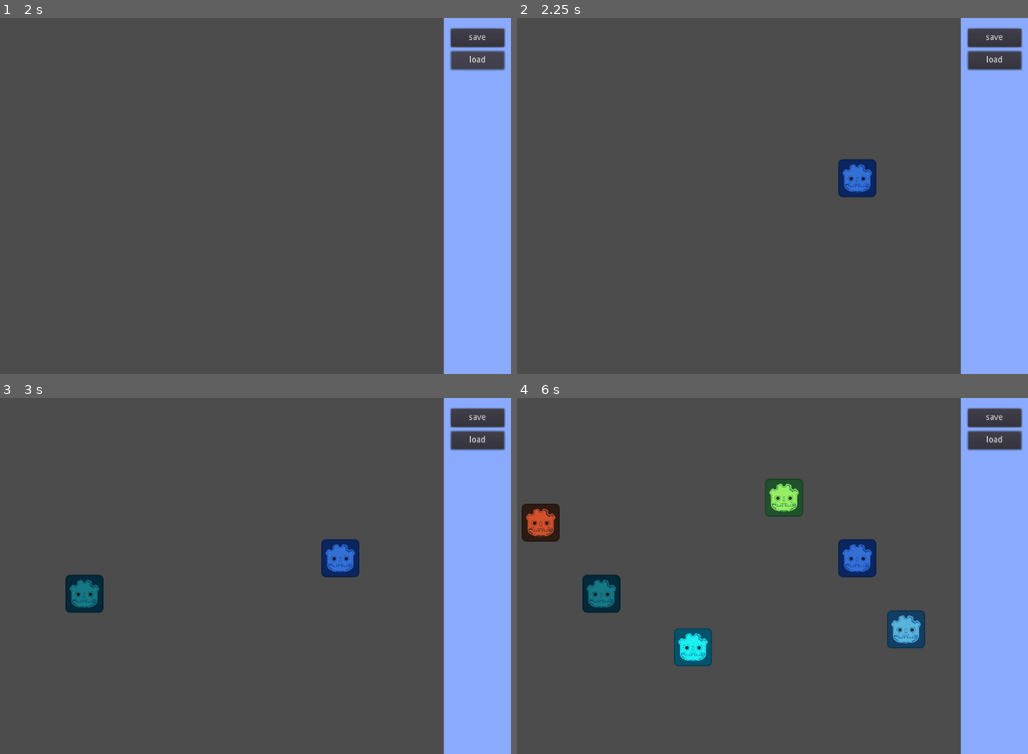
Above: before the commit, frames 1-4 (two rows, left to right).
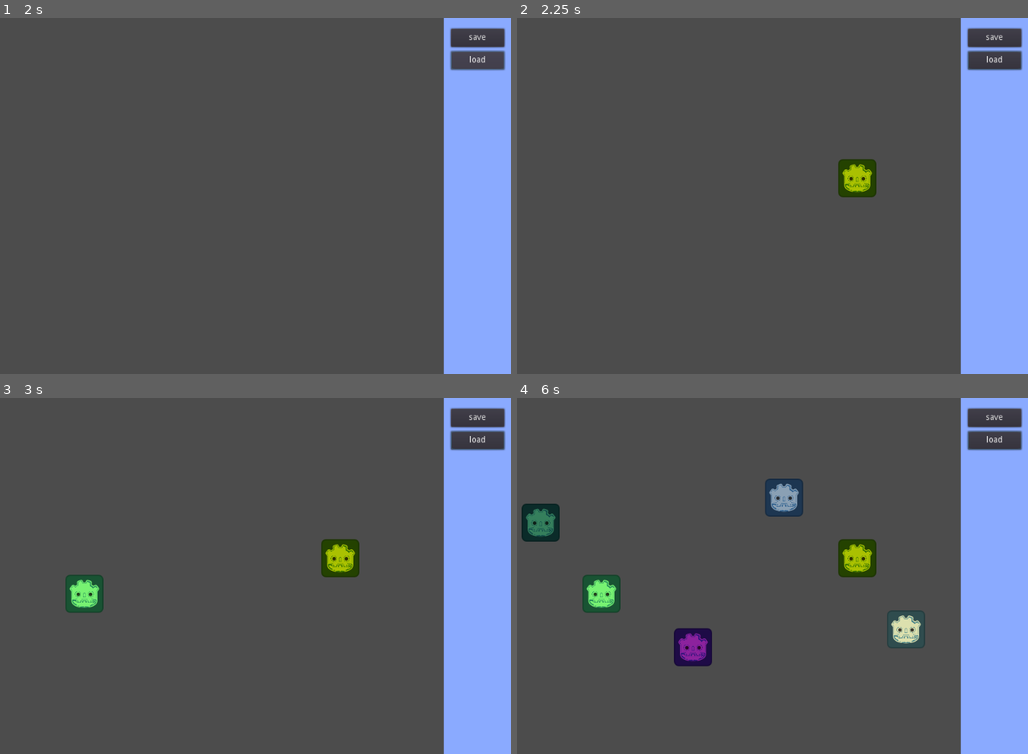
Above: after the commit, the same moments.

Repository: yurivwarmerdam/mystery_behavior
Game: Godot game, scene res://main.tscn
The game is run twice, just before and just after one commit, with the same random seed, the same clock (stepped at 60 frames per second) and the same inputs.
Inputs (mouse positions are in pixels of both pictures, inside the frame that each line leads up to):
- Up to frame 1 (2 s): click "save" at 0.5 s; click "load" at 1.25 s
- Up to frame 2 (2.25 s): move the mouse to (859, 178) at 2.02 s; click (859, 178) at 2.17 s
- Up to frame 3 (3 s): move the mouse to (86, 593) at 2.77 s; click (86, 593) at 2.92 s
- Up to frame 4 (6 s): move the mouse to (782, 497) at 3.52 s; click (782, 497) at 3.67 s; move the mouse to (690, 647) at 4.27 s; click (690, 647) at 4.42 s; move the mouse to (905, 629) at 5.02 s; click (905, 629) at 5.17 s; move the mouse to (542, 522) at 5.77 s; click (542, 522) at 5.92 s

Frame 1 is identical in both runs. In frame 2, 0.8% of the frame differs, in the area x 62-71%, y 39-51%; in frame 3, 1.6%; in frame 4, 4.6%, in the area x 1-80%, y 22-76%.

Commit message:
learned something

Diff:
--- a/a_node.gd
+++ b/a_node.gd
@@ -1,12 +1,14 @@
 extends Node2D
 
 var _save_params={} setget ,get_save_params
-
+onready var my_resource:a_resource=null
 
 func _ready():
-	randomize()
 	print("ready")
-	$Sprite.modulate=Color(randf(),randf(),randf())
+	if my_resource == null:
+		my_resource=a_resource.new()
+
+	$Sprite.modulate=my_resource.my_color
 
 func get_savedata():
 	pass
--- /dev/null
+++ b/a_resource.gd
@@ -0,0 +1,7 @@
+extends Resource
+class_name a_resource
+
+export var my_color:Color
+
+func _init():
+	my_color=Color(randf(),randf(),randf())
--- a/main.gd
+++ b/main.gd
@@ -16,13 +16,16 @@
 		new_node.position=event.position
 		$some_nodes.add_child(new_node)
 
-var save_path="res://saves/some_save.tscn"
+#var save_path="res://saves/some_save.tscn"
+var save_path="res://saves/some_save01.tscn"
 
 func save():
 	var save_data=PackedScene.new()
 	var all_children=get_all_children($some_nodes)
 	for child in all_children:
-		child.set_owner($some_nodes)
+		print("owner: ",child.owner)
+		if child.get_owner() == null:
+			child.set_owner($some_nodes)
 
 	save_data.pack($some_nodes)
 	ResourceSaver.save(save_path,save_data)
--- a/project.godot
+++ b/project.godot
@@ -7,6 +7,16 @@
 ;   param=value ; assign values to parameters
 
 config_version=4
+
+_global_script_classes=[ {
+"base": "Resource",
+"class": "a_resource",
+"language": "GDScript",
+"path": "res://a_resource.gd"
+} ]
+_global_script_class_icons={
+"a_resource": ""
+}
 
 [application]
 
--- /dev/null
+++ b/saves/some_save01.tscn
@@ -0,0 +1,24 @@
+[gd_scene load_steps=4 format=2]
+
+[ext_resource path="res://some_nodes.gd" type="Script" id=1]
+[ext_resource path="res://a_node.tscn" type="PackedScene" id=2]
+[ext_resource path="res://a_node.gd" type="Script" id=3]
+
+[node name="some_nodes" type="Node"]
+script = ExtResource( 1 )
+
+[node name="a_node" type="Node2D" parent="." instance=ExtResource( 2 )]
+position = Vector2( 360, 194 )
+script = ExtResource( 3 )
+
+[node name="@a_node@2" type="Node2D" parent="." instance=ExtResource( 2 )]
+position = Vector2( 510, 312 )
+script = ExtResource( 3 )
+
+[node name="@a_node@3" type="Node2D" parent="." instance=ExtResource( 2 )]
+position = Vector2( 199, 343 )
+script = ExtResource( 3 )
+
+[node name="@a_node@4" type="Node2D" parent="." instance=ExtResource( 2 )]
+position = Vector2( 262, 426 )
+script = ExtResource( 3 )
